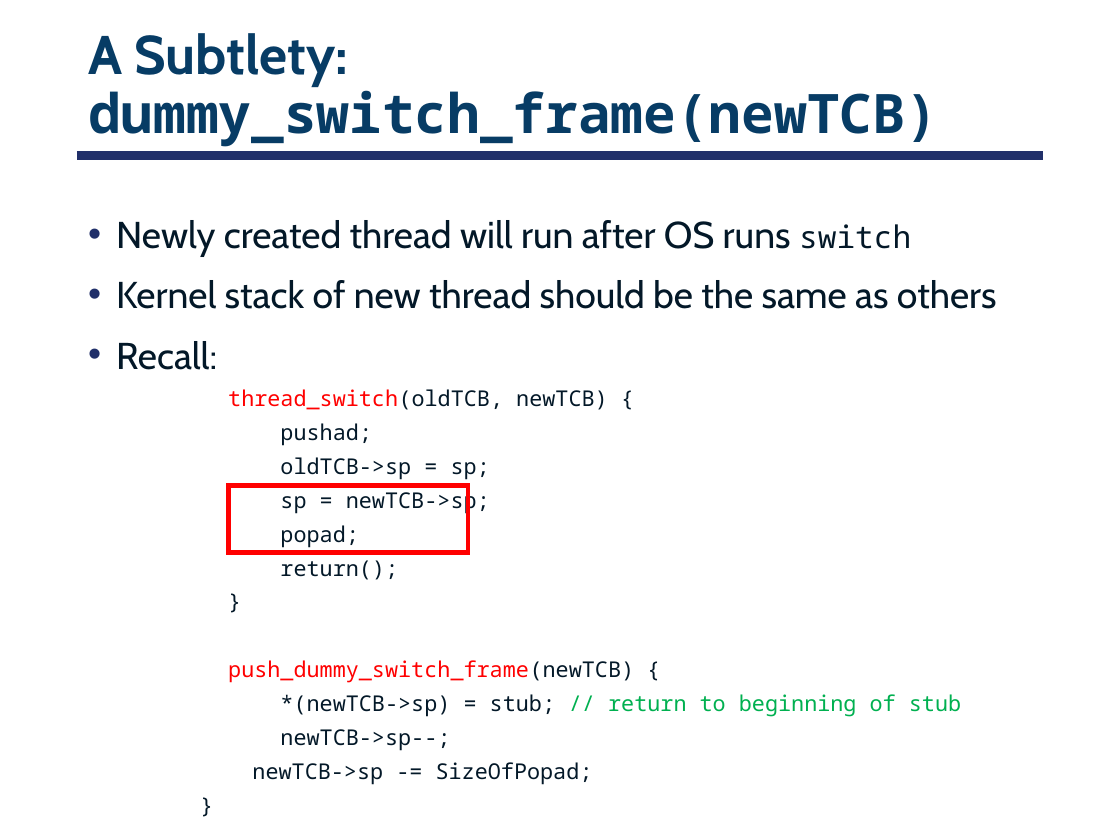
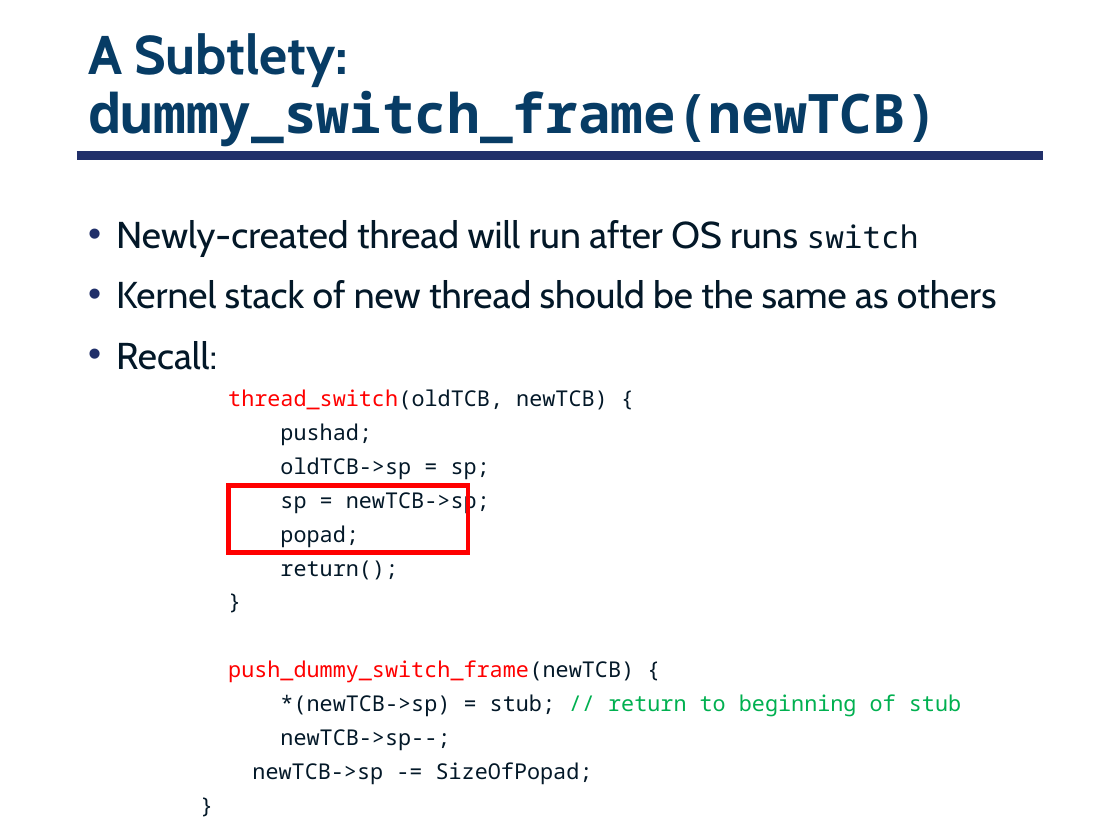
Before and after one commit to smajidzahedi/ECE350, a slide deck: slide 13 of 03-multithreaded.pptx. Drawn at 1120x840 pixels with LibreOffice and Linux fonts; fonts in the diff are those of the drawing. Boxes give left, top, right and bottom in pixels: in the first picture for what was removed or moved away, otherwise in the second. Text is boxed around its words. In the diff, an @@ line names an element or a change of style, - is before the commit and + after.

```diff
--- a/03-multithreaded.pptx
+++ b/03-multithreaded.pptx
@@ text at <box>116,220,919,256</box>: text changed @@
-• Newly created thread will run after OS runs switch
+• Newly-created thread will run after OS runs switch
```
Also in this commit, not shown: 3 other slides changed, 4 other files.
